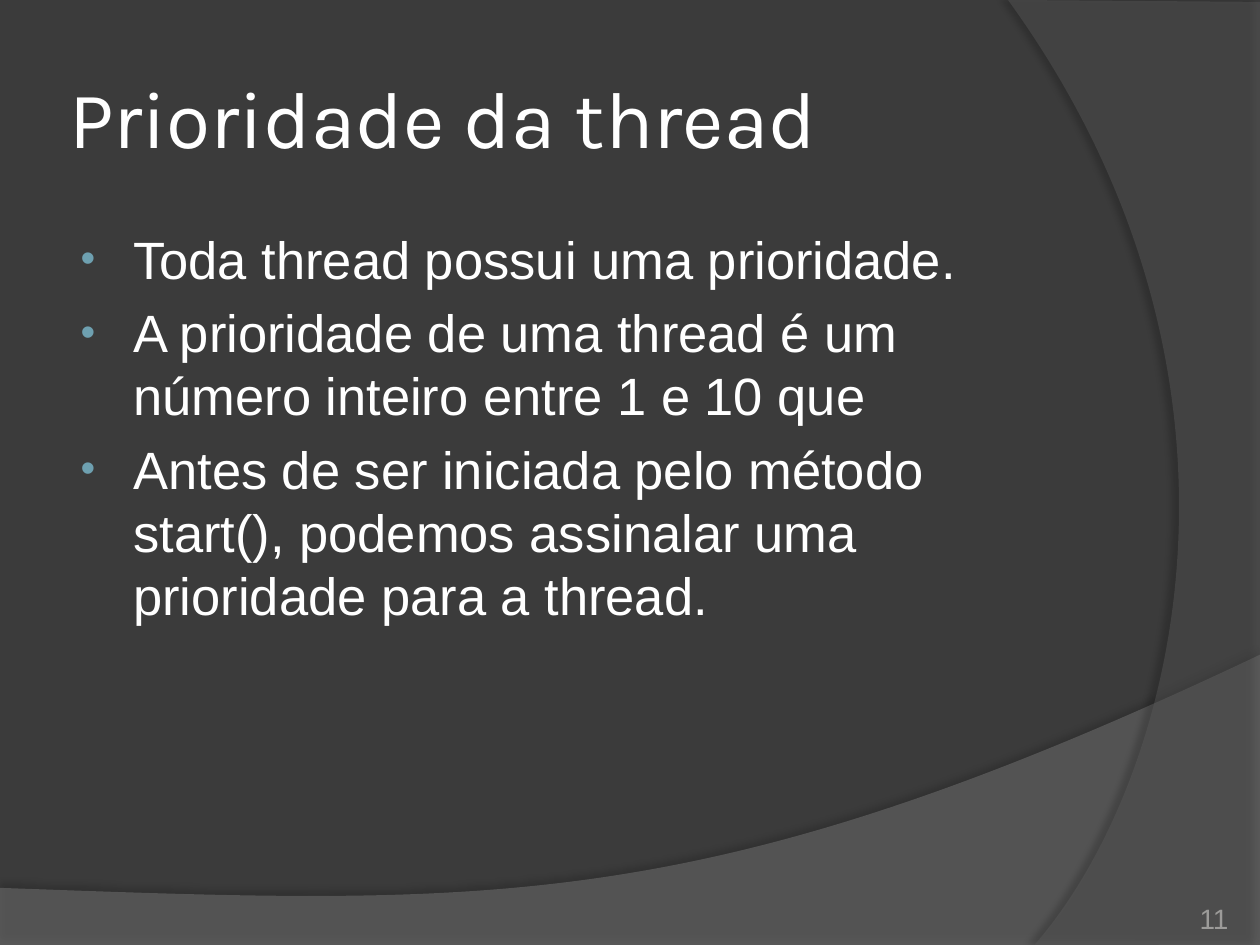
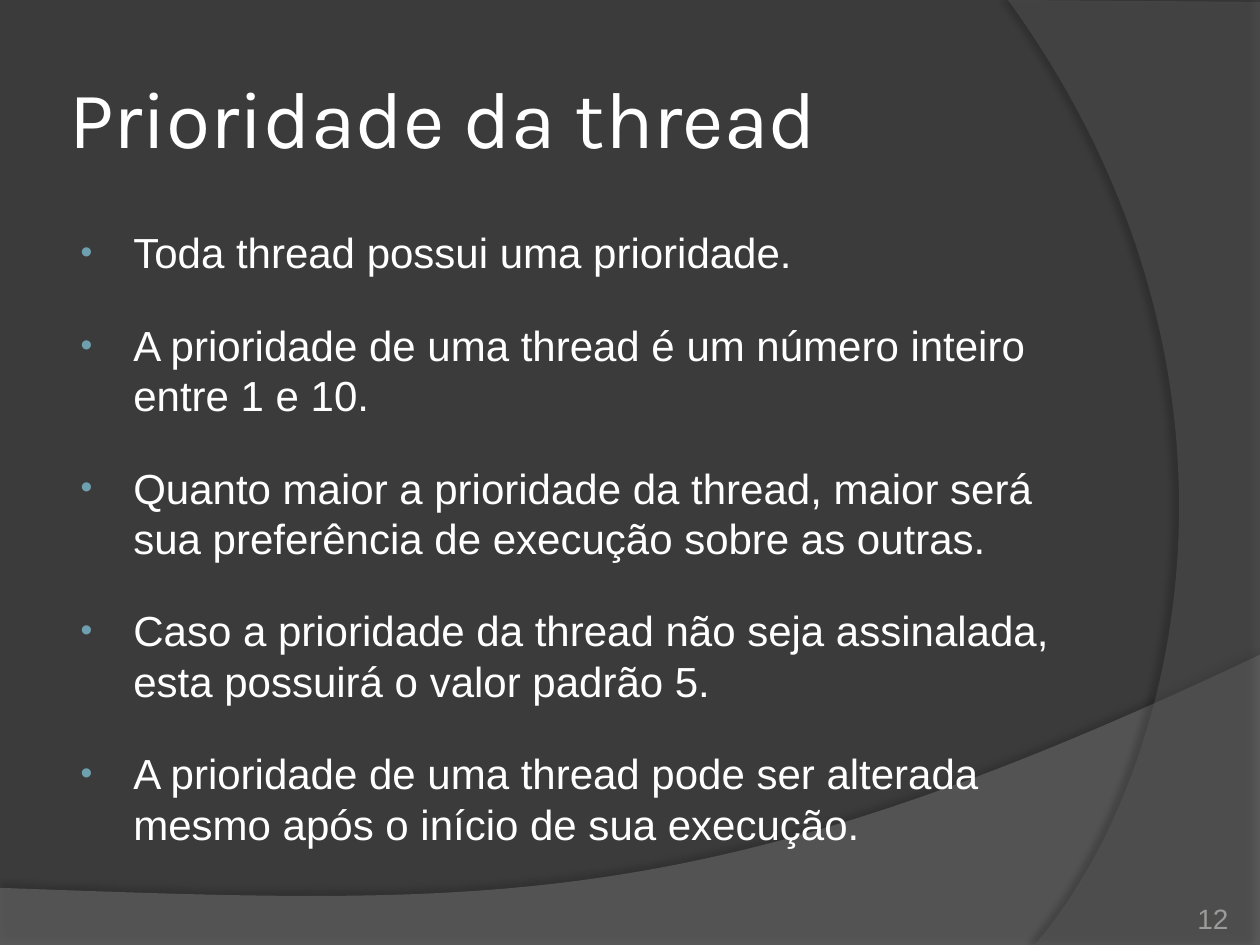
Before and after one commit to duchesqui/slzvieira-training, a slide deck: slide 12 of 2-Java-Programmer-Modulo-II/14.Capitulo08.pptx (slide 11 before the commit). Drawn at 1260x945 pixels with LibreOffice and Linux fonts; fonts in the diff are those of the drawing. Boxes give left, top, right and bottom in pixels: in the first picture for what was removed or moved away, otherwise in the second. Text is boxed around its words. In the diff, an @@ line names an element or a change of style, - is before the commit and + after.

Commit message:
Capítulo 8: Sincronização de métodos.

```diff
--- a/2-Java-Programmer-Modulo-II/14.Capitulo08.pptx
+++ b/2-Java-Programmer-Modulo-II/14.Capitulo08.pptx
@@ text at (x1=133, y1=237, x2=791, y2=277): size 30 to 24 pt in "Toda thread possui uma prioridade."; more space between paragraphs @@
@@ text at (x1=133, y1=330, x2=1048, y2=848): text changed; size 30 to 24 pt @@
-• A prioridade de uma thread é um número inteiro entre 1 e 10 que
-• Antes de ser iniciada pelo método start(), podemos assinalar uma prioridade para a thread.
+• A prioridade de uma thread é um número inteiro entre 1 e 10.
+• Quanto maior a prioridade da thread, maior será sua preferência de execução sobre as outras.
+• Caso a prioridade da thread não seja assinalada, esta possuirá o valor padrão 5.
+• A prioridade de uma thread pode ser alterada mesmo após o início de sua execução.
@@ page number at (x1=1197, y1=910, x2=1228, y2=929): text changed @@
-11
+12
```
Also in this commit, not shown: 10 other slides changed, 12 slides added, 7 slides removed, 1 other file.
